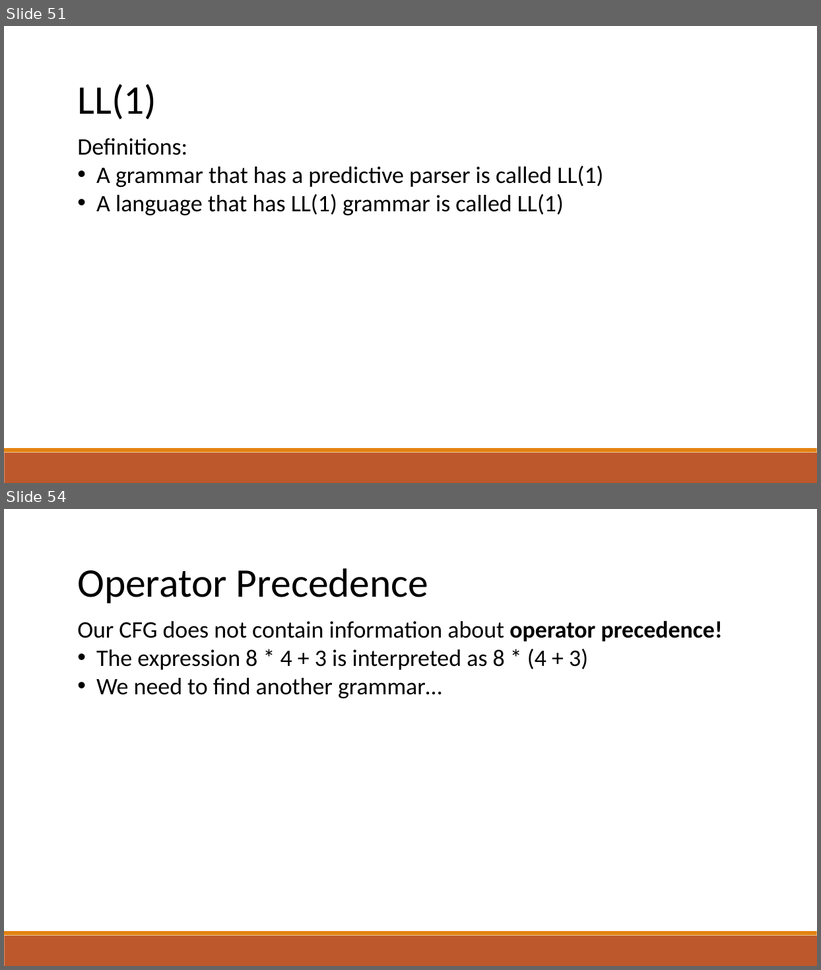
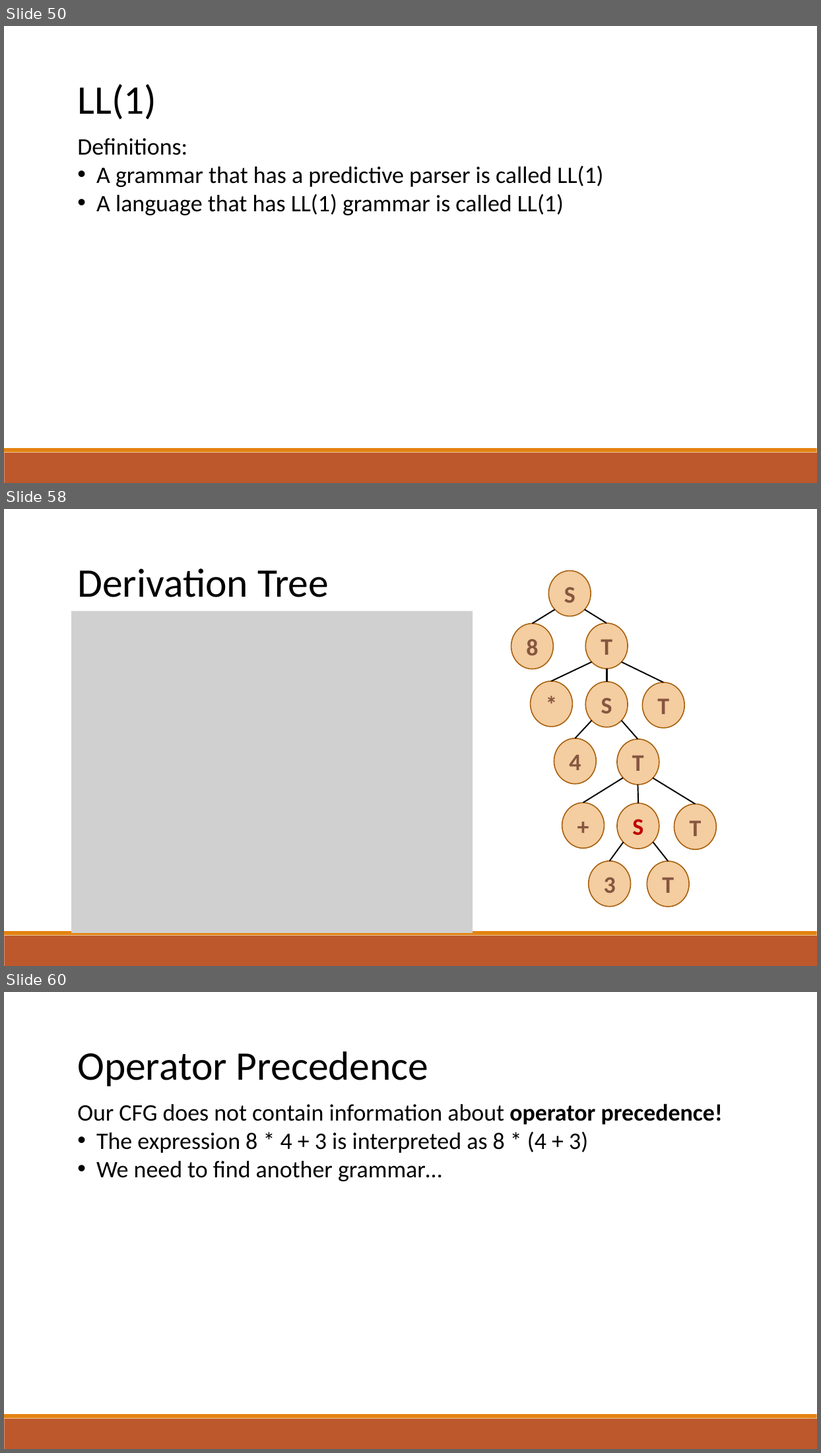
Before and after one commit to raghadzeidan/COMPILATION_TAU_FOR_STUDENTS, a slide deck: new_slides/top_down_parsing.pptx. Shown one above the other, each under a label of ours: slides 51 and 54 before the commit, slides 50, 58 and 60 after it; the slides between them are not shown. The pictures are 821x970 and 821x1453 pixels, drawn with LibreOffice and Linux fonts; fonts in the diff are those of the drawing; grey boxes stand for pictures. Boxes give left, top, right and bottom in pixels: in the first picture for what was removed or moved away, otherwise in the second. Text is boxed around its words. In the diff, an @@ line names an element or a change of style, - is before the commit and + after.

```diff
--- a/new_slides/top_down_parsing.pptx
+++ b/new_slides/top_down_parsing.pptx
@@ slide 58 added at (4, 509, 817, 966), background #FFFFFF; not listed: 2 template elements that a slide beside it also shows @@
@@ text added at (77, 568, 329, 597), 48 pt, text #000000 @@
+Derivation Tree
@@ ellipse added at (548, 570, 591, 617), fill #E48312 at 40% opacity, outline #A9610D 1.25 pt, 28 pt, text #865640, bold @@
+S
@@ picture added at (72, 611, 473, 933) @@
@@ ellipse added at (512, 624, 554, 669), fill #E48312 at 40% opacity, outline #A9610D 1.25 pt, 28 pt, text #865640, bold @@
+8
@@ line added from (555, 609) to (532, 624), #000000 1.5 pt @@
@@ line added from (585, 609) to (607, 623), #000000 1.5 pt @@
@@ ellipse added at (586, 623, 628, 669), fill #E48312 at 40% opacity, outline #A9610D 1.25 pt, 28 pt, text #865640, bold @@
+T
@@ line added from (592, 662) to (552, 681), #000000 1.5 pt @@
@@ line added from (622, 662) to (664, 683), #000000 1.5 pt @@
@@ ellipse added at (531, 681, 572, 727), fill #E48312 at 40% opacity, outline #A9610D 1.25 pt, 28 pt, text #865640, bold @@
+*
@@ ellipse added at (586, 682, 628, 727), fill #E48312 at 40% opacity, outline #A9610D 1.25 pt, 28 pt, text #865640, bold @@
+S
@@ line added from (607, 669) to (607, 682), #000000 2.25 pt @@
@@ ellipse added at (643, 683, 684, 729), fill #E48312 at 40% opacity, outline #A9610D 1.25 pt, 28 pt, text #865640, bold @@
+T
@@ line added from (592, 721) to (576, 739), #000000 1.5 pt @@
@@ line added from (622, 721) to (638, 739), #000000 1.5 pt @@
@@ ellipse added at (554, 739, 596, 784), fill #E48312 at 40% opacity, outline #A9610D 1.25 pt, 28 pt, text #865640, bold @@
+4
@@ ellipse added at (617, 739, 659, 786), fill #E48312 at 40% opacity, outline #A9610D 1.25 pt, 28 pt, text #865640, bold @@
+T
@@ line added from (623, 778) to (583, 803), #000000 1.5 pt @@
@@ line added from (638, 785) to (638, 803), #000000 1.5 pt @@
@@ line added from (653, 778) to (696, 804), #000000 1.5 pt @@
@@ ellipse added at (562, 803, 604, 849), fill #E48312 at 40% opacity, outline #A9610D 1.25 pt, 28 pt, text #865640, bold @@
++
@@ ellipse added at (617, 803, 659, 850), fill #E48312 at 40% opacity, outline #A9610D 1.25 pt, 28 pt, text #C00000, bold @@
+S
@@ ellipse added at (675, 804, 717, 850), fill #E48312 at 40% opacity, outline #A9610D 1.25 pt, 28 pt, text #865640, bold @@
+T
@@ line added from (624, 843) to (610, 861), #000000 1.5 pt @@
@@ line added from (653, 843) to (668, 861), #000000 1.5 pt @@
@@ ellipse added at (589, 861, 631, 908), fill #E48312 at 40% opacity, outline #A9610D 1.25 pt, 28 pt, text #865640, bold @@
+3
@@ ellipse added at (647, 861, 689, 908), fill #E48312 at 40% opacity, outline #A9610D 1.25 pt, 28 pt, text #865640, bold @@
+T
@@ what was slide 51 is now slide 50 @@
@@ what was slide 54 is now slide 60 @@
```
Also in this commit, not shown: 4 slides changed, 6 other slides added, 1 slide removed, 1 other file.
